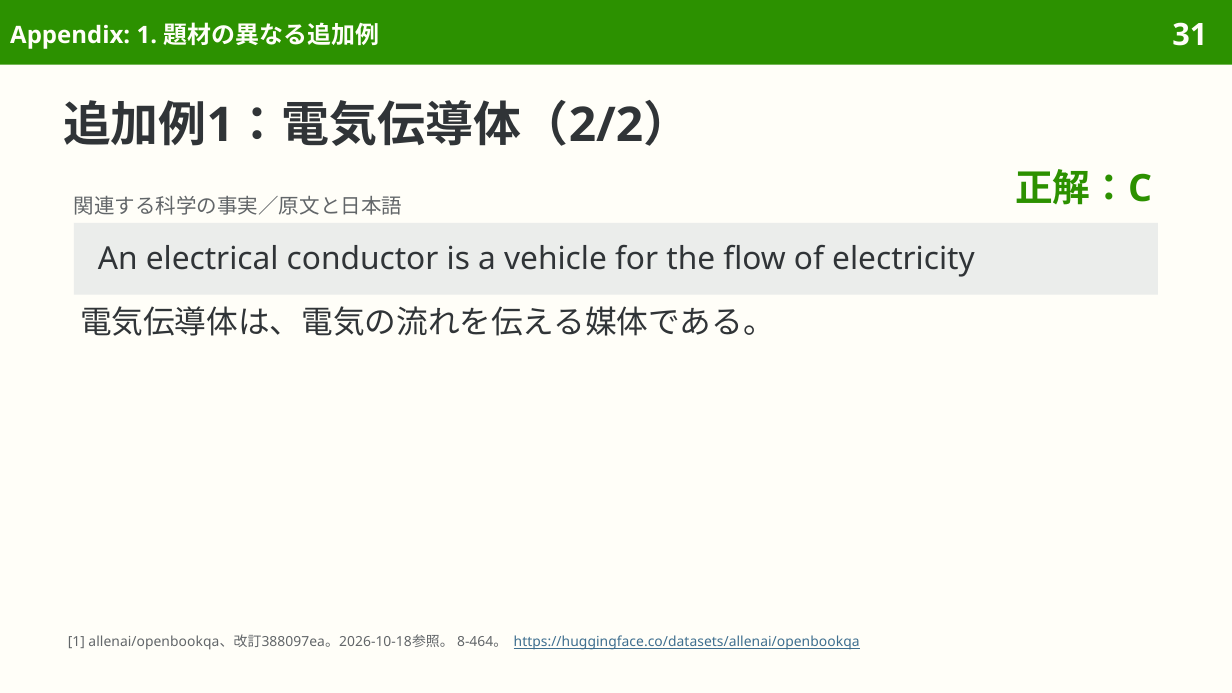
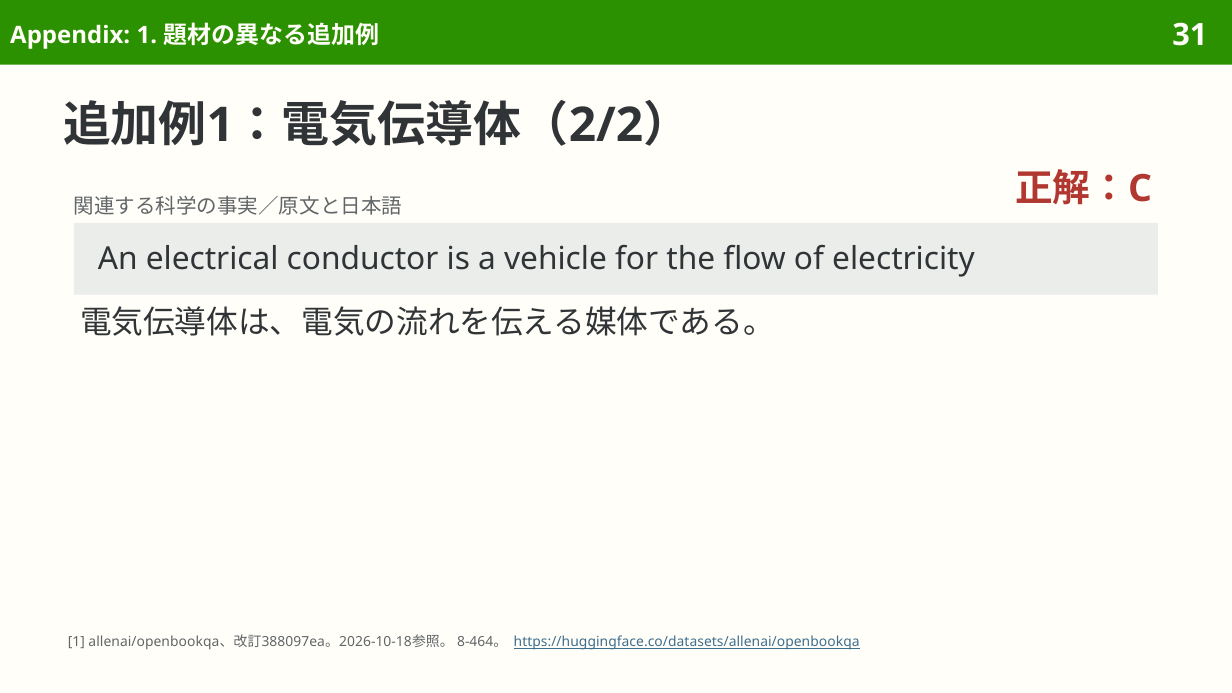
Before and after one commit to sasakiy84/datasets-in-10-minutes, a slide deck: slide 31 of slides/datasets-in-10-minutes-openbookqa.pptx. Drawn at 1232x693 pixels with LibreOffice and Linux fonts; fonts in the diff are those of the drawing. Boxes give left, top, right and bottom in pixels: in the first picture for what was removed or moved away, otherwise in the second. Text is boxed around its words. In the diff, an @@ line names an element or a change of style, - is before the commit and + after.

Commit message:
slides(openbookqa): use burgundy theme accent for answers

```diff
--- a/slides/datasets-in-10-minutes-openbookqa.pptx
+++ b/slides/datasets-in-10-minutes-openbookqa.pptx
@@ text "正解：C" at <box>1015,169,1152,205</box>: text colour #2C9100 to #B13731 @@
```
Also in this commit, not shown: 21 other slides changed, 8 other files.
